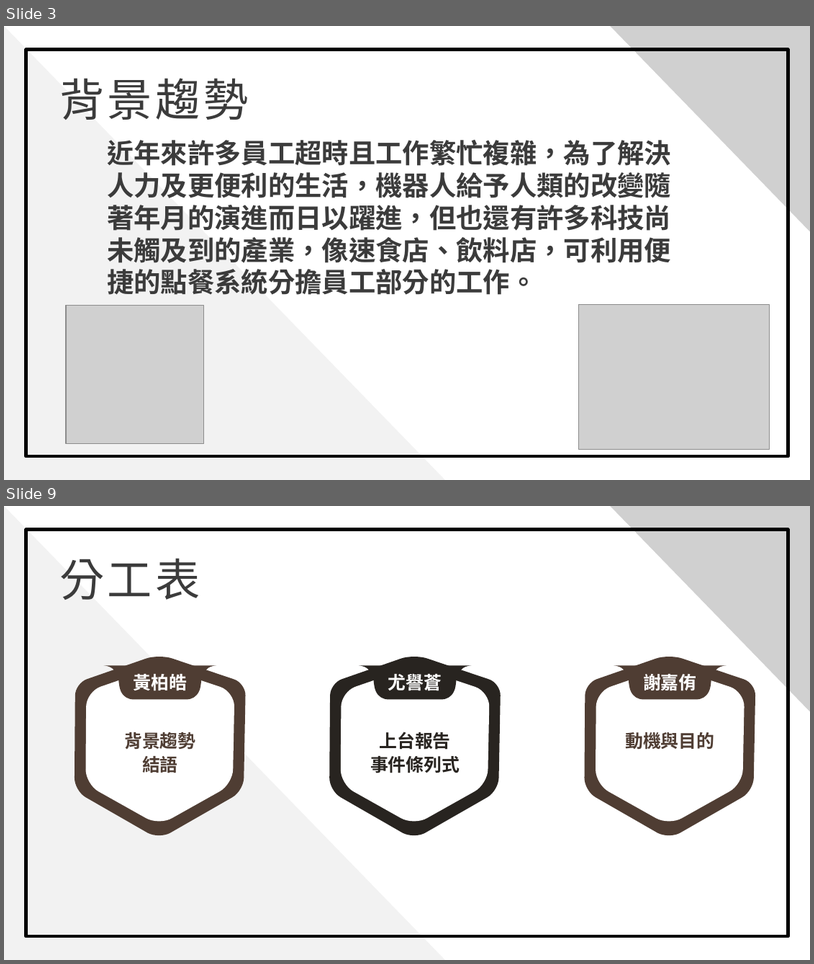
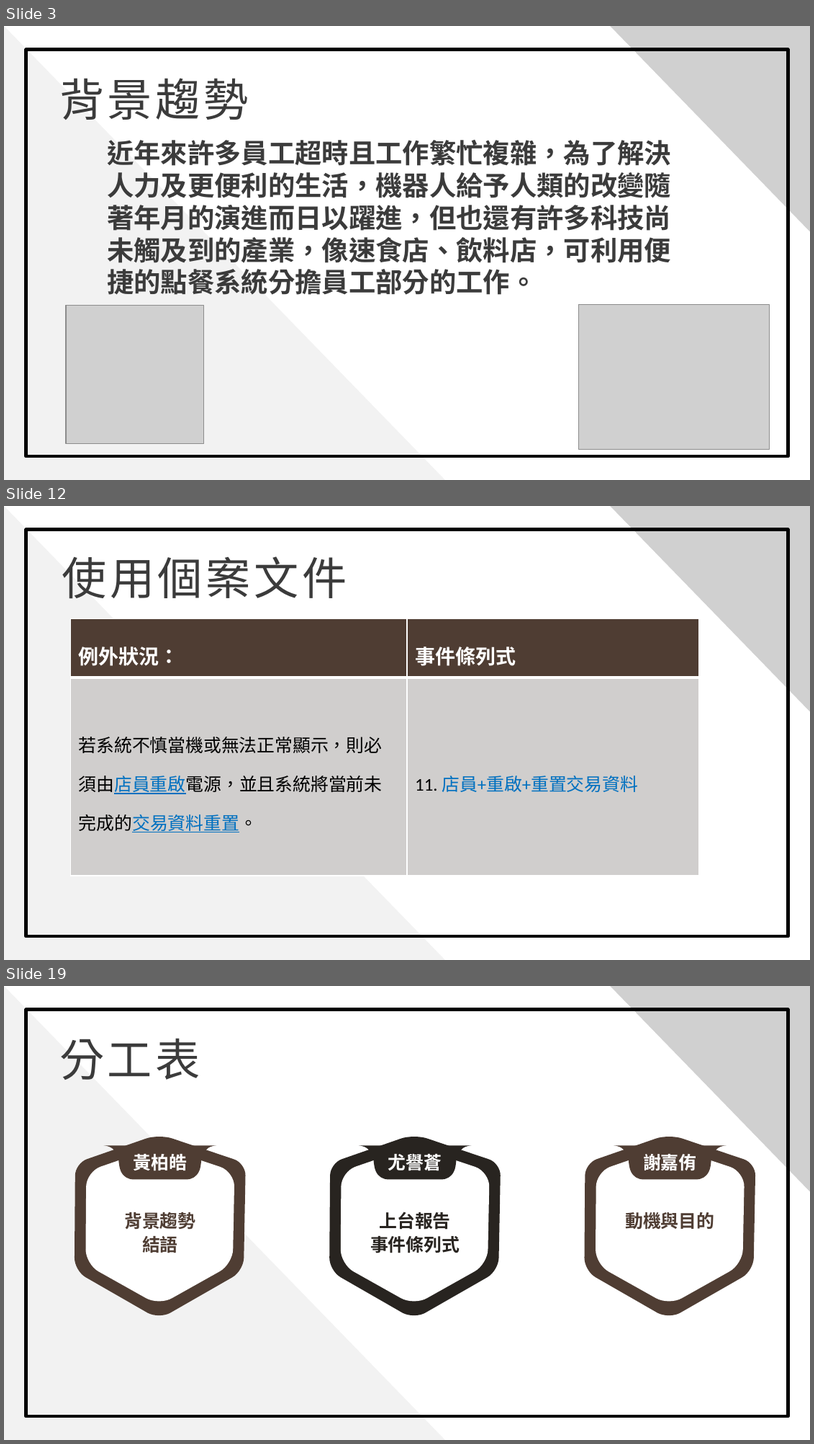
Before and after one commit to 0451030/108_SE_Team8, a slide deck: 軟體工程_期中報告.pptx. Shown one above the other, each under a label of ours: slides 3 and 9 before the commit, slides 3, 12 and 19 after it; the slides between them are not shown. The pictures are 814x964 and 814x1444 pixels, drawn with LibreOffice and Linux fonts; fonts in the diff are those of the drawing; grey boxes stand for pictures; background and template pictures are left out. Boxes give left, top, right and bottom in pixels: in the first picture for what was removed or moved away, otherwise in the second. Text is boxed around its words. In the diff, an @@ line names an element or a change of style, - is before the commit and + after.

```diff
--- a/軟體工程_期中報告.pptx
+++ b/軟體工程_期中報告.pptx
@@ slide 12 added at box(4, 506, 810, 960), background picture (left out) @@
@@ rectangle added at box(4, 506, 810, 959), fill #FFFFFF @@
@@ triangle added at box(4, 506, 445, 959), fill #F2F2F2 @@
@@ picture added at box(610, 506, 810, 712) @@
@@ rectangle added at box(26, 529, 789, 936), outline #000000 3 pt @@
@@ text added at box(62, 556, 347, 599), 40 pt, text #3B3B3B @@
+使用個案文件
@@ table added at box(71, 619, 699, 876), 2 rows, 2 columns @@
+例外狀況： | 事件條列式
+若系統不慎當機或無法正常顯示，則必須由店員重啟電源，並且系統將當前未完成的交易資料重置。 | 11. 店員+重啟+重置交易資料
@@ what was slide 9 is now slide 19 @@
```
Also in this commit, not shown: 7 slides changed, 10 other slides added, 1 slide removed.
